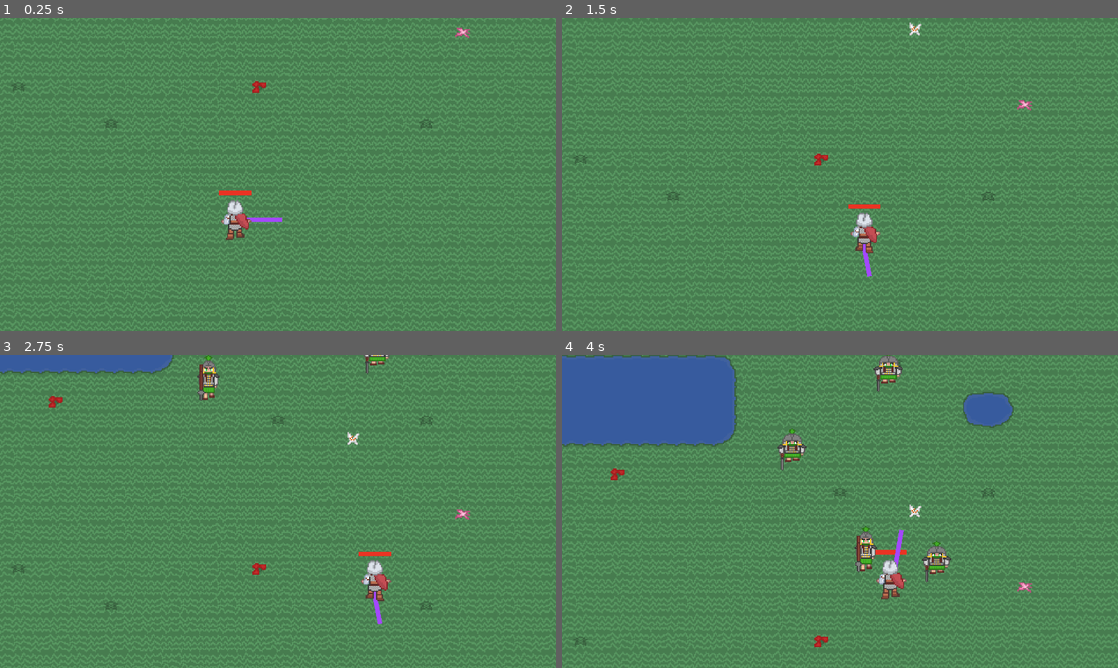
Above: before the commit, frames 1-4 (two rows, left to right).
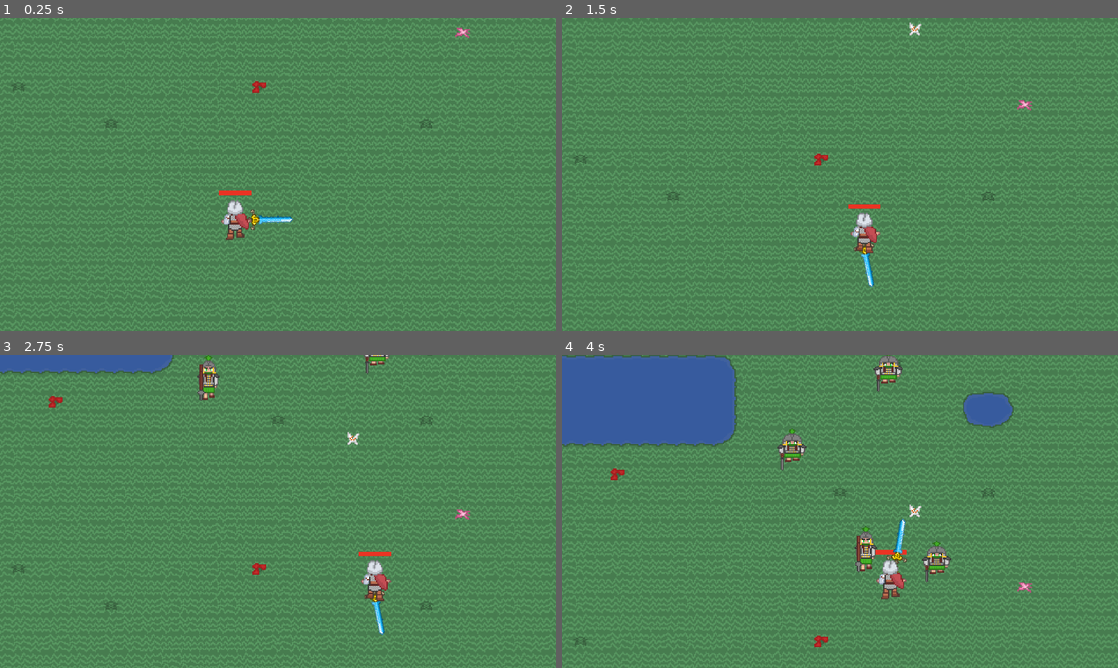
Above: after the commit, the same moments.

Repository: SamyTheSpheal/A-Roman-s-Requiem
Game: Godot game, scene res://Scenes/level1.tscn
Same seed, same stepped clock (60 frames per second), same inputs: the game is played once before the commit and once after it.
Inputs (mouse positions are in pixels of both pictures, inside the frame that each line leads up to):
- Up to frame 1 (0.25 s): no input
- Up to frame 2 (1.5 s): move the mouse to (962, 158) at 0.52 s; hold Right (ui_right) 0.53-1.28 s; hold Shift 0.53-1.28 s; click (962, 158) at 0.67 s; move the mouse to (728, 190) at 1.27 s; hold Down (ui_down) from 1.28 s (still down); tap Shift at 1.35 s
- Up to frame 3 (2.75 s): move the mouse to (333, 442) at 2.02 s; release Down (ui_down) at 2.03 s; hold Right (ui_right) from 2.03 s (still down); hold Shift from 2.03 s (still down)
- Up to frame 4 (4 s): move the mouse to (812, 574) at 2.77 s; release Right (ui_right) at 2.78 s; release Shift at 2.78 s; hold Up (ui_up) 2.78-3.53 s; tap Shift at 2.85 s; click (812, 574) at 2.92 s; move the mouse to (1006, 558) at 3.52 s; hold Left (ui_left) from 3.53 s (still down); hold Shift from 3.53 s (still down)

The runs differ from the first frame. In frame 1, 0.2% of the frame differs, in the area x 44-53%, y 61-68%; in frame 2, 0.1%; in frame 3, 0.1%; in frame 4, 0.2%, in the area x 58-63%, y 52-70%.

Commit message:
Pre Alpha 1.4

Diff:
--- a/Scenes/player.tscn
+++ b/Scenes/player.tscn
@@ -2,8 +2,8 @@
 
 [ext_resource type="Script" path="res://Scripts/Player.gd" id="1_xi3l1"]
 [ext_resource type="Texture2D" uid="uid://cmx4ak368712k" path="res://Sprites/Screenshot 2024-03-08 at 4.13.00 PM.png" id="2_uw0ld"]
-[ext_resource type="Texture2D" uid="uid://cq5w4vk8t1vra" path="res://Sprites/Character Spritesheets/peterwalkcycle1.png" id="3_7ctya"]
-[ext_resource type="Texture2D" uid="uid://dp17qjwc3sqny" path="res://Sprites/d5idnkk-885e95e6-550d-426d-8755-a91c974444e0.jpg" id="3_hp57y"]
+[ext_resource type="Texture2D" uid="uid://cq5w4vk8t1vra" path="res://Sprites/peterwalkcycle1.png" id="3_7ctya"]
+[ext_resource type="Texture2D" uid="uid://cy68ahmuvpcva" path="res://Sprites/Character Attachments/swordofthespirit.png" id="4_xl3g1"]
 
 [sub_resource type="StyleBoxTexture" id="StyleBoxTexture_lky1d"]
 texture = ExtResource("2_uw0ld")
@@ -13,7 +13,7 @@
 size = Vector2(17, 7)
 
 [sub_resource type="RectangleShape2D" id="RectangleShape2D_6k0l6"]
-size = Vector2(38, 4)
+size = Vector2(47, 10)
 
 [sub_resource type="Animation" id="Animation_d7tmt"]
 resource_name = "peter_idle"
@@ -83,13 +83,13 @@
 position = Vector2(0, -15)
 
 [node name="CollisionShape2D" type="CollisionShape2D" parent="SwordHitbox"]
-position = Vector2(21, 3)
+position = Vector2(28.5, 3)
 shape = SubResource("RectangleShape2D_6k0l6")
 
 [node name="Sprite2D2" type="Sprite2D" parent="SwordHitbox"]
-position = Vector2(21, 3)
-scale = Vector2(0.0646901, 0.00652433)
-texture = ExtResource("3_hp57y")
+position = Vector2(25, 3)
+rotation = 0.774926
+texture = ExtResource("4_xl3g1")
 
 [node name="AnimationPlayer" type="AnimationPlayer" parent="."]
 root_node = NodePath("../Sprite2D")
Binary file added: Sprites/Character Attachments/swordofthespirit.png
Not shown, added: Sprites/Character Attachments/swordofthespirit.png.import
